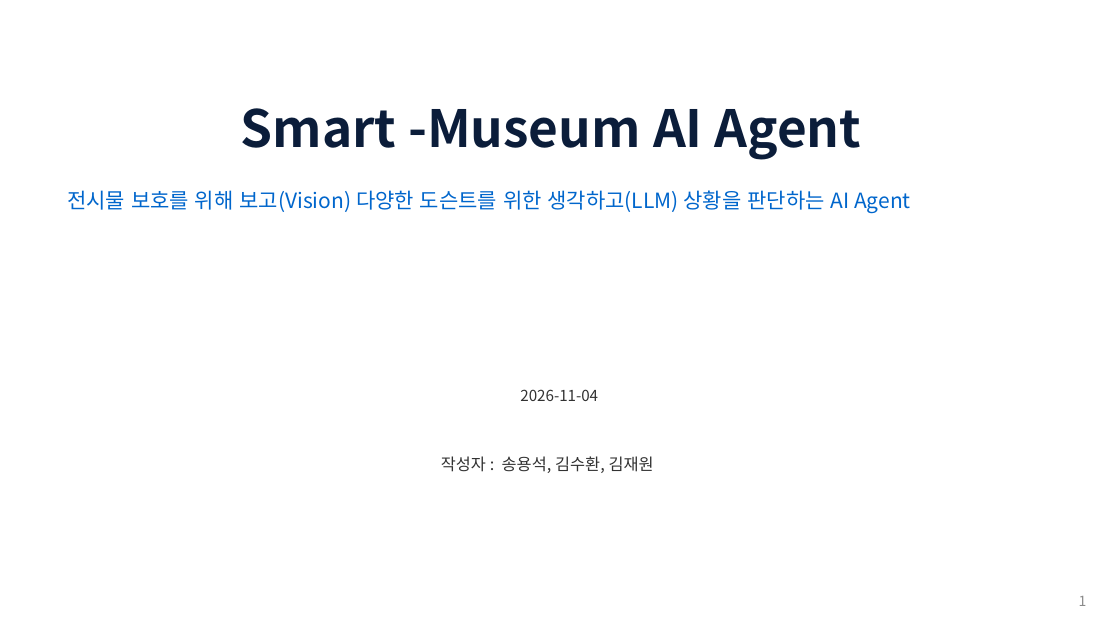
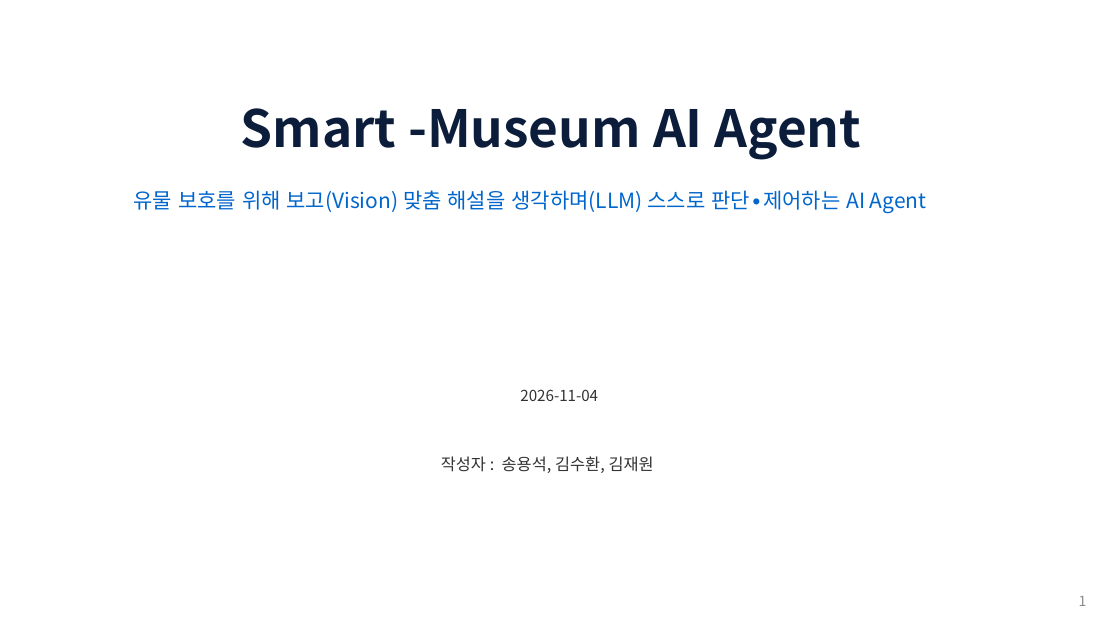
Before and after one commit to selkis4u/smart-museum-aiagent, a slide deck: slide 1 of docs/requirements/3조_스마트박물관_AI_Agent_기획서_v0.7.pptx. Drawn at 1120x630 pixels with LibreOffice and Linux fonts; fonts in the diff are those of the drawing. Boxes give left, top, right and bottom in pixels: in the first picture for what was removed or moved away, otherwise in the second. Text is boxed around its words. In the diff, an @@ line names an element or a change of style, - is before the commit and + after.

```diff
--- a/docs/requirements/3조_스마트박물관_AI_Agent_기획서_v0.7.pptx
+++ b/docs/requirements/3조_스마트박물관_AI_Agent_기획서_v0.7.pptx
@@ text at [134,190,927,213]: text changed @@
-전시물 보호를 위해 보고(Vision) 다양한 도슨트를 위한 생각하고(LLM) 상황을 판단하는 AI Agent
+유물 보호를 위해 보고(Vision) 맞춤 해설을 생각하며(LLM) 스스로 판단∙제어하는 AI Agent
```
Also in this commit, not shown: 2 other files.
